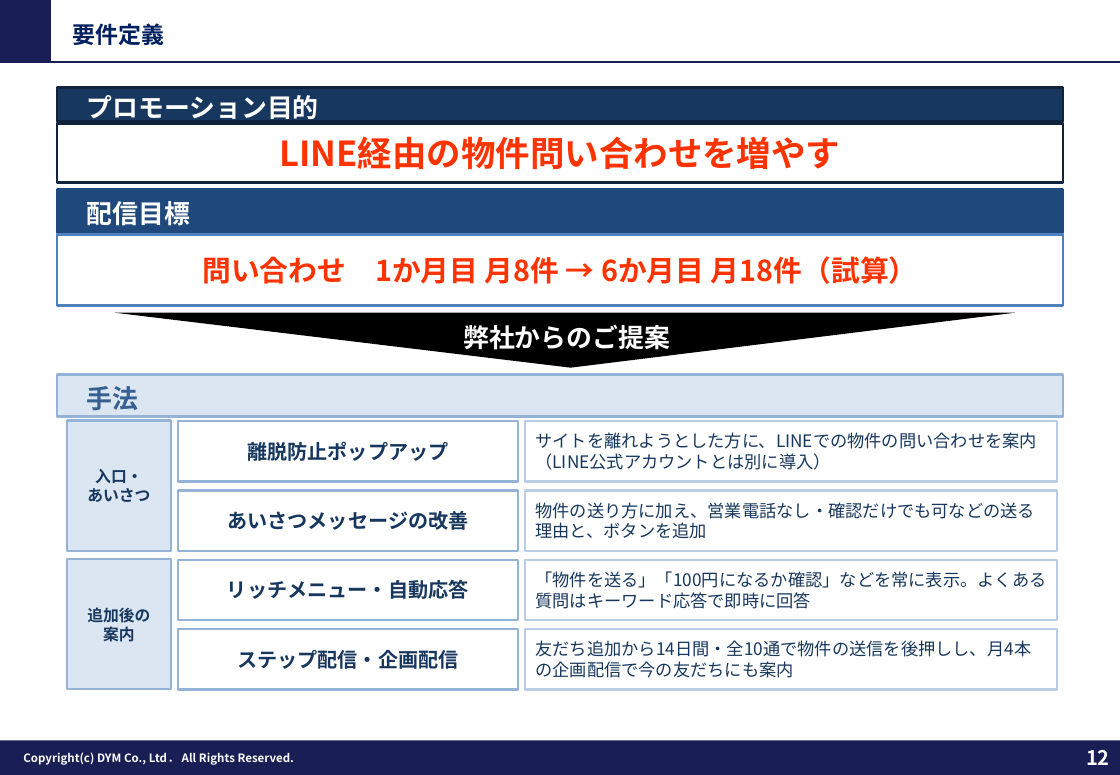
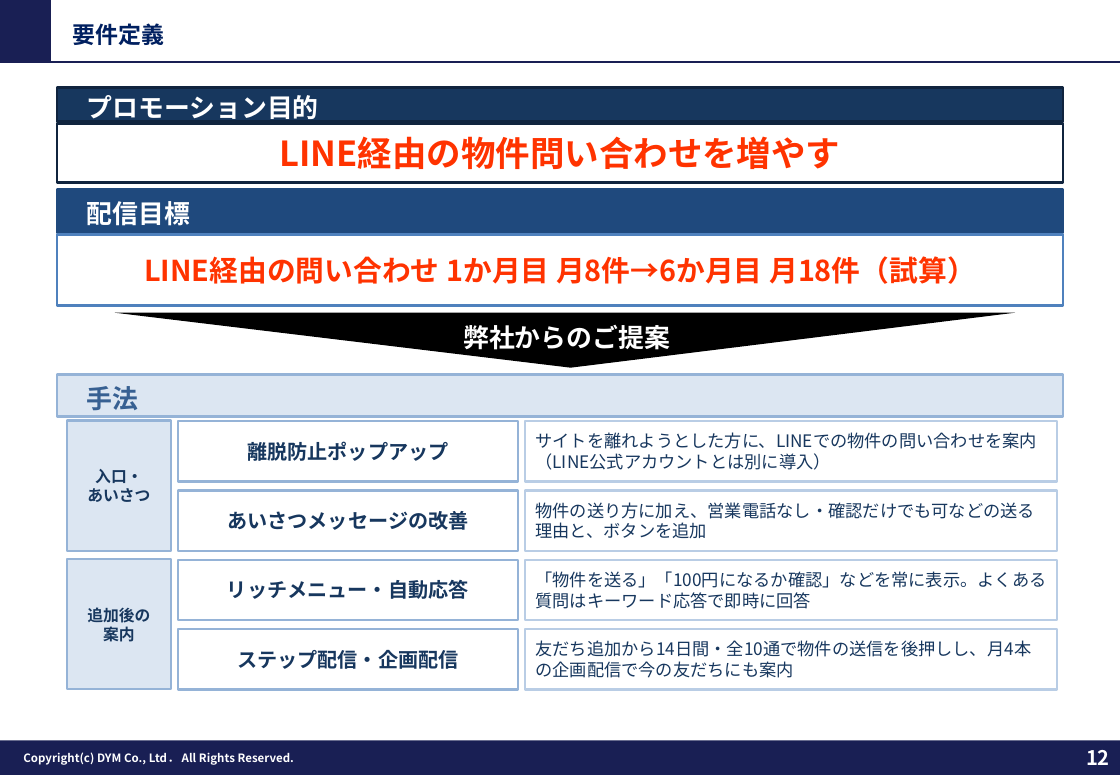
Before and after one commit to tonomura-r-dev/folder, a slide deck: slide 12 of 202609_株式会社あらうち御中_LINE公式アカウント運用のご提案_S1-17修正.pptx. Drawn at 1120x775 pixels with LibreOffice and Linux fonts; fonts in the diff are those of the drawing; background and template pictures are left out. Boxes give left, top, right and bottom in pixels: in the first picture for what was removed or moved away, otherwise in the second. Text is boxed around its words. In the diff, an @@ line names an element or a change of style, - is before the commit and + after.

```diff
--- a/202609_株式会社あらうち御中_LINE公式アカウント運用のご提案_S1-17修正.pptx
+++ b/202609_株式会社あらうち御中_LINE公式アカウント運用のご提案_S1-17修正.pptx
@@ text in rectangle at (x1=144, y1=256, x2=976, y2=284): text changed @@
-問い合わせ 1か月目 月8件 → 6か月目 月18件（試算）
+LINE経由の問い合わせ 1か月目 月8件→6か月目 月18件（試算）
```
Also in this commit, not shown: 10 other slides changed, 2 other files.
